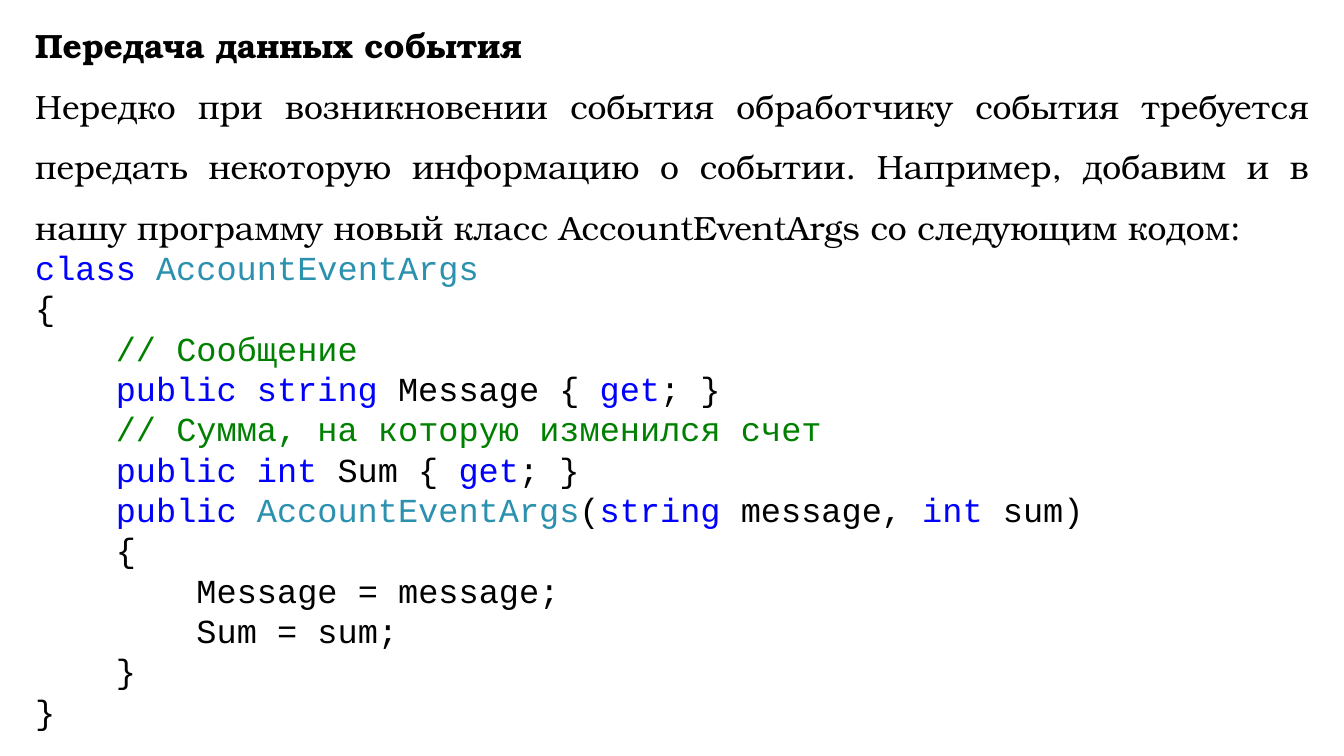
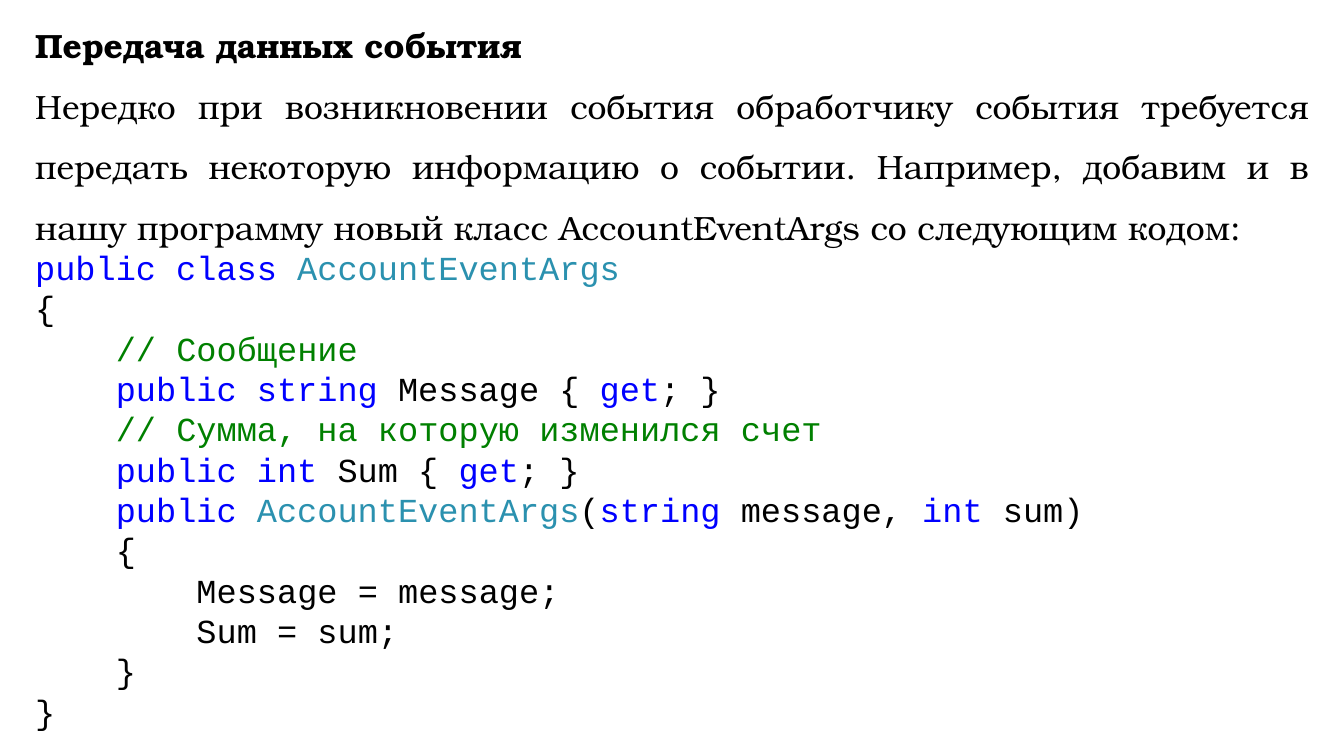
Before and after one commit to DaniilKlyukin/ITiP-2, a slide deck: slide 88 of Лекции/ИТиП 2 лек 4.pptx. Drawn at 1344x756 pixels with LibreOffice and Linux fonts; fonts in the diff are those of the drawing. Boxes give left, top, right and bottom in pixels: in the first picture for what was removed or moved away, otherwise in the second. Text is boxed around its words. In the diff, an @@ line names an element or a change of style, - is before the commit and + after.

```diff
--- a/Лекции/ИТиП 2 лек 4.pptx
+++ b/Лекции/ИТиП 2 лек 4.pptx
@@ text at bbox=[35, 256, 620, 287]: text changed @@
-class AccountEventArgs
+public class AccountEventArgs
```
Also in this commit, not shown: 9 other slides changed, 8 other files.
